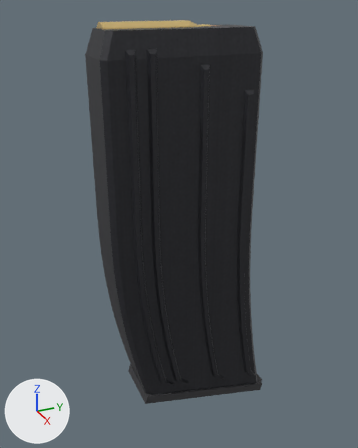
Renders of the glTF model assets/weapons/stanag/stanag.glb from each side of a commit.
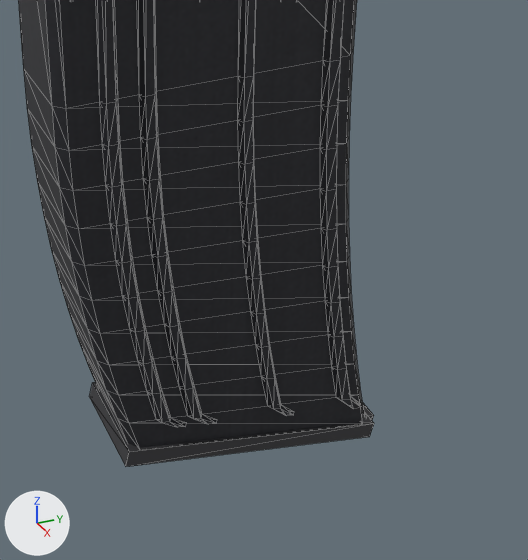
Old and new are each drawn whole from a 50 mm camera at (0.1752, -0.0777, 0.0098) aimed at (-0.0056, 0.0037, -0.0806) and again close up on the part from 24% to 94% of the width and 41% to 100% of the height. The axes (+X, +Y, +Z) are drawn at lower left. The lights are the same throughout. The last two pictures show the newer version. The close-ups show mesh edges as thin lines. Where no turn or scale is listed for an object, it has been applied to the vertices. Vertices at exactly the same position are counted once.

The first close-up shows 'Magazine'.
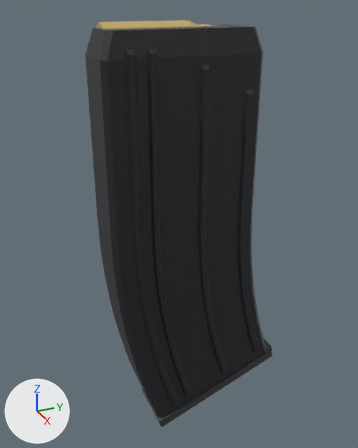
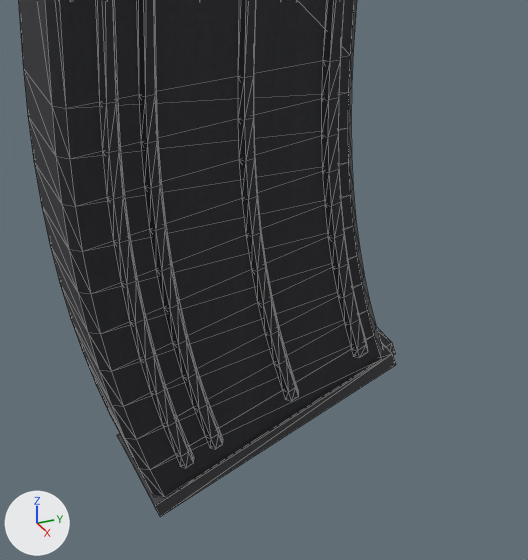
Boxes [x1, y1, x2, y2] around the edits, measured in the close-ups (528 x 560 px; the box of a moved part takes in the faces that stretch with it):
'Magazine', reshaped: before [18, 0, 374, 467]; after [18, 0, 396, 517]
part 1 of me_magazine, moved or reshaped: before [89, 382, 374, 467]; after [117, 344, 396, 517]
part 2 of me_magazine, moved or reshaped: before [362, 402, 374, 420]; after [377, 328, 396, 355]
part 3 of me_magazine, moved or reshaped: before [26, 67, 364, 448]; after [26, 67, 383, 497]

Edits to the bpy script that builds the scene:
```text
Change me_magazine:
    used by ob_magazine; location = (0.0, 0.0, 0.0)
    remove me_magazine.from_pydata(...)  # 582 vertices, 1108 faces; spans x -0.013..0.013, y -0.032..0.044, z -0.175..0.002
    add me_magazine.from_pydata(...)  # 582 vertices, 1108 faces; spans x -0.013..0.013, y -0.032..0.049, z -0.176..0.002
    me_magazine part 1: the loose piece of 8 vertices spanning x -0.012..0.012, y -0.021..0.043, z -0.174..-0.155 is turned 34 degrees about the x axis through its middle, then moved by (0.0, 0.006, 0.001)
    me_magazine part 2: the loose piece of 8 vertices spanning x -0.009..0.009, y 0.041..0.044, z -0.175..-0.17 is turned 34 degrees about the x axis through its middle, then moved by (0.0, 0.005, 0.02)
    me_magazine part 3: 390 of 582 vertices moved; they spanned x -0.013..0.013, y -0.031..0.042, z -0.171..-0.08 and now span x -0.013..0.013, y -0.031..0.045, z -0.173..-0.08; mean shift (0.0, 0.002, 0.0); largest move (0.009, 0.042, -0.171) -> (0.009, 0.045, -0.151)
```
